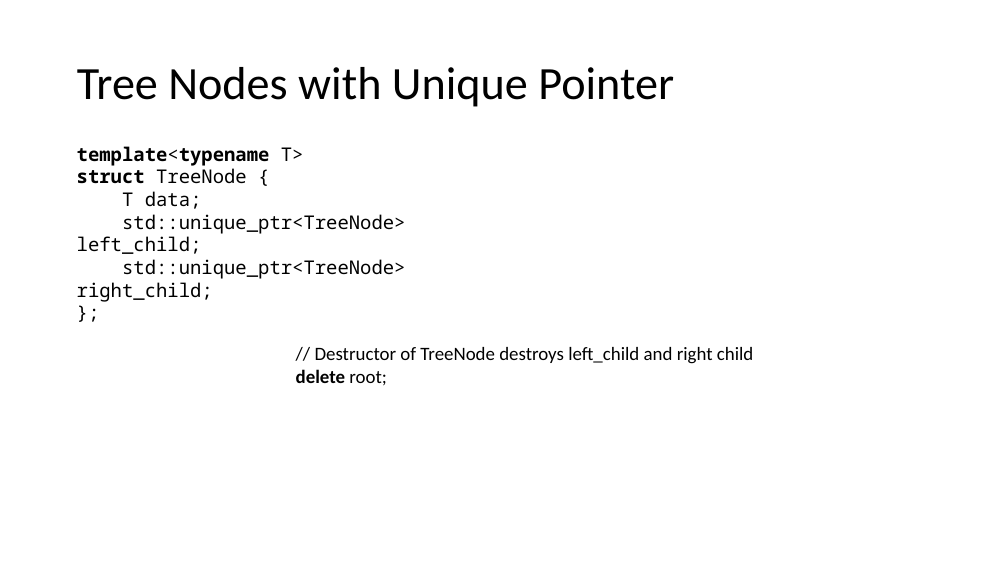
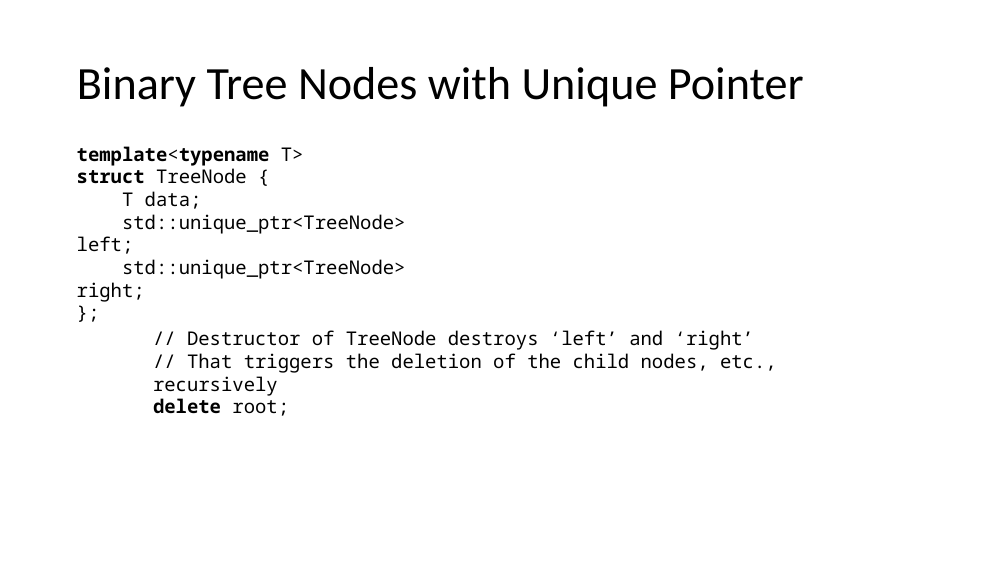
Before and after one commit to pchapin/cpp, a slide deck: slide 14 of Presentations/SmartPointers.pptx (slide 13 before the commit). Drawn at 1008x567 pixels with LibreOffice and Linux fonts; fonts in the diff are those of the drawing. Boxes give left, top, right and bottom in pixels: in the first picture for what was removed or moved away, otherwise in the second. Text is boxed around its words. In the diff, an @@ line names an element or a change of style, - is before the commit and + after.

Commit message:
Added some information about weak pointers.

```diff
--- a/Presentations/SmartPointers.pptx
+++ b/Presentations/SmartPointers.pptx
@@ title at (77,67,804,107): text changed @@
-Tree Nodes with Unique Pointer
+Binary Tree Nodes with Unique Pointer
@@ text at (77,214,405,279): text changed @@
-std::unique_ptr<TreeNode> left_child;
-std::unique_ptr<TreeNode> right_child;
+std::unique_ptr<TreeNode> left;
+std::unique_ptr<TreeNode> right;
@@ text "// Destructor of TreeNode destroys ...": place and size @@
-text "// Destructor of TreeNode destroys ..." at (296,347,753,386)
+text "// Destructor of TreeNode destroys ..." at (153,330,777,416)
@@ text at (153,330,777,396): text changed; font Calibri to Noto Sans Mono @@
-// Destructor of TreeNode destroys left_child and right child
+// Destructor of TreeNode destroys ‘left’ and ‘right’
+// That triggers the deletion of the child nodes, etc., recursively
@@ text at (153,395,289,416): font Calibri to Noto Sans Mono in "delete root;" @@
```
Also in this commit, not shown: 12 other slides changed, 5 slides added, 2 slides removed.
